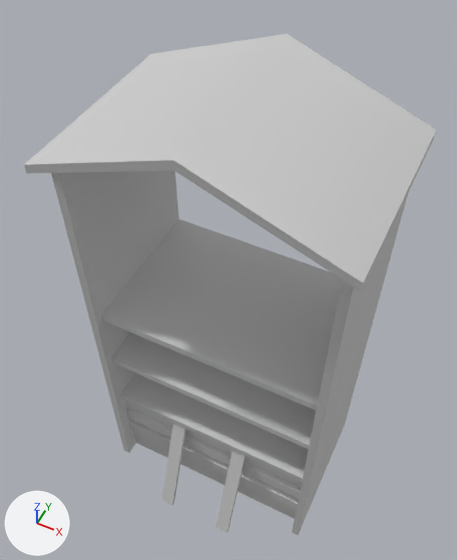
What one commit did to the FBX model BugSplat/Assets/WIP/Christian/Christian Models/Shop_Booth.FBX.
Rendered twice from a 50 mm lens placed at (1.06, -2.24, 4.69), pointed at (-0.11, 0.08, 1.79). Every picture has the same lights, and +X, +Y and +Z are marked at lower left. Where no turn or scale is listed for an object, it has been applied to the vertices.

Names of what the first picture shows: 'Shop_Booth'.
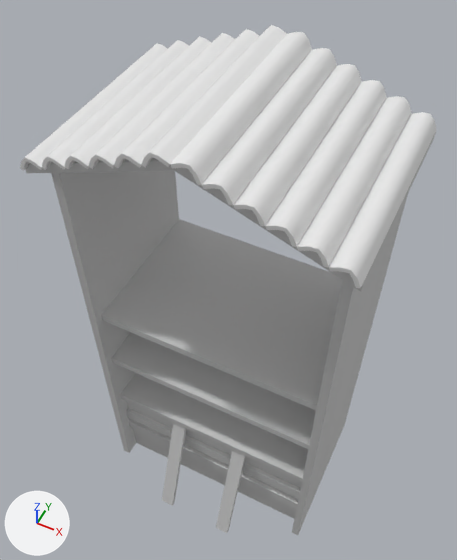
Patch to the scene script:
```diff
--- a/BugSplat/Assets/WIP/Christian/Christian Models/Shop_Booth.FBX.py
+++ b/BugSplat/Assets/WIP/Christian/Christian Models/Shop_Booth.FBX.py
@@ me_mesh_001 @@
+me_mesh_001.from_pydata(...)  # 327 vertices, 672 faces; spans x -0.8..0.8, y -0.56..0.56, z -0.31..0.03
@@ ob_shop_booth_roof @@
+ob_shop_booth_roof = bpy.data.objects.new('Shop_Booth_Roof', me_mesh_001)
+ob_shop_booth_roof.location = (0.0, -0.064, 3.2)
```

Pixel boxes [x1, y1, x2, y2] of what changed, in the pictures (457 x 560 px):
'Shop_Booth_Roof', added
    after: [20, 25, 437, 288]
